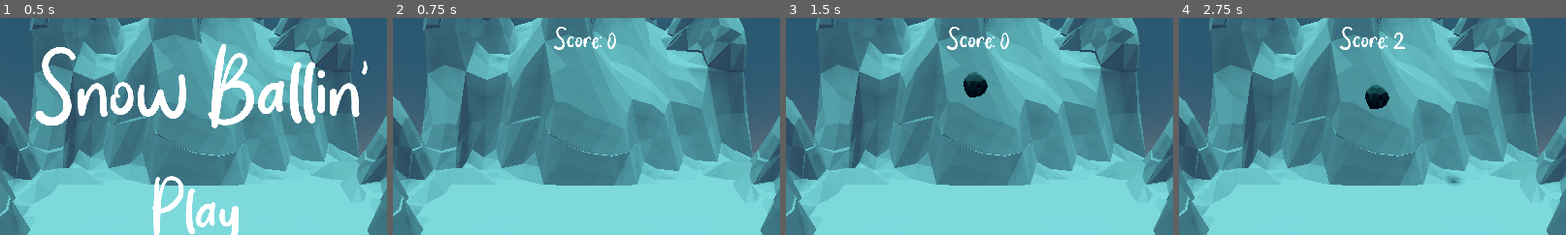
Above: before the commit, frames 1-4 (left to right).
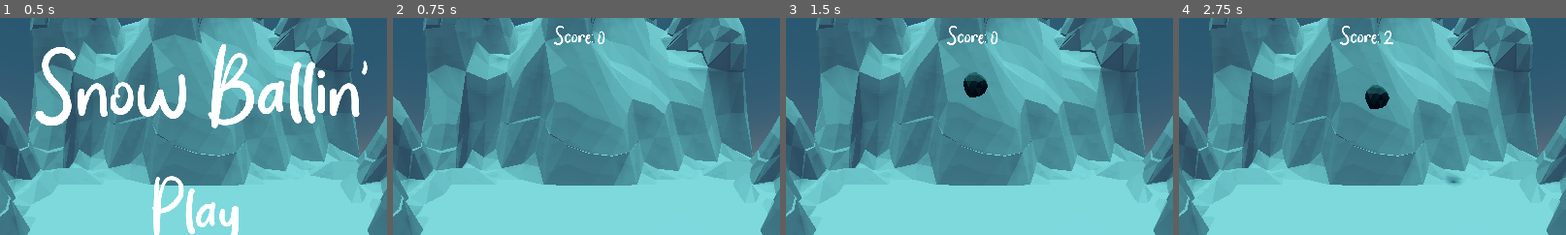
Above: after the commit, the same moments.

Repository: skiftyy/SnowBro
Game: Godot game, scene res://Levels/Menu.tscn
The game is run twice, just before and just after one commit, with the same random seed, the same clock (stepped at 60 frames per second) and the same inputs.
Inputs:
- Up to frame 1 (0.5 s): no input
- Up to frame 2 (0.75 s): click "Play" at 0.5 s
- Up to frame 3 (1.5 s): tap Enter at 1.25 s; hold D (right) from 1.28 s (still down)
- Up to frame 4 (2.75 s): release D (right) at 2.03 s; hold S (back) from 2.03 s (still down)
The pictures show only the part of the screen within x 25-74%, y 0-50%; the shares and areas given below are measured in that part.

Frame 1 is identical in both runs. In frame 2, 0.6% of the frame differs, in the area x 41-58%, y 3-15%; in frame 3, 0.6%; in frame 4, 0.6%, in the area x 41-59%, y 3-15%.

Commit message:
EXE BUG FIXES

Diff:
--- a/Snowy/Levels/Menu.tscn
+++ b/Snowy/Levels/Menu.tscn
@@ -11,40 +11,40 @@
 [ext_resource path="res://Objects/Button.tscn" type="PackedScene" id=9]
 [ext_resource path="res://Sprites/Font.tres" type="DynamicFont" id=10]
 
-[sub_resource type="Theme" id=12]
+[sub_resource type="Theme" id=1]
 default_font = ExtResource( 10 )
 
-[sub_resource type="DynamicFont" id=1]
+[sub_resource type="DynamicFont" id=2]
 size = 30
 font_data = ExtResource( 7 )
 
-[sub_resource type="Theme" id=2]
-default_font = SubResource( 1 )
+[sub_resource type="Theme" id=3]
+default_font = SubResource( 2 )
 
-[sub_resource type="DynamicFont" id=3]
+[sub_resource type="DynamicFont" id=4]
 size = 60
 font_data = ExtResource( 7 )
 
-[sub_resource type="Theme" id=4]
-default_font = SubResource( 3 )
+[sub_resource type="Theme" id=5]
+default_font = SubResource( 4 )
 
-[sub_resource type="StyleBoxEmpty" id=5]
+[sub_resource type="StyleBoxEmpty" id=6]
 
-[sub_resource type="DynamicFont" id=6]
+[sub_resource type="DynamicFont" id=7]
 size = 150
 outline_color = Color( 0, 0, 0, 1 )
 font_data = ExtResource( 7 )
 
-[sub_resource type="Theme" id=7]
-default_font = SubResource( 6 )
-
-[sub_resource type="StyleBoxEmpty" id=8]
+[sub_resource type="Theme" id=8]
+default_font = SubResource( 7 )
 
 [sub_resource type="StyleBoxEmpty" id=9]
 
 [sub_resource type="StyleBoxEmpty" id=10]
 
 [sub_resource type="StyleBoxEmpty" id=11]
+
+[sub_resource type="StyleBoxEmpty" id=12]
 
 [node name="Menu" type="Spatial"]
 
--- a/Snowy/Levels/World.tscn
+++ b/Snowy/Levels/World.tscn
@@ -17,30 +17,30 @@
 [ext_resource path="res://Sounds/Select.wav" type="AudioStream" id=16]
 [ext_resource path="res://Scripts/GameButton.gd" type="Script" id=17]
 
-[sub_resource type="DynamicFont" id=9]
-size = 60
+[sub_resource type="DynamicFont" id=1]
+size = 50
 font_data = ExtResource( 12 )
 
-[sub_resource type="Theme" id=1]
-default_font = SubResource( 9 )
+[sub_resource type="Theme" id=2]
+default_font = SubResource( 1 )
 
-[sub_resource type="DynamicFont" id=2]
+[sub_resource type="DynamicFont" id=3]
 size = 150
 font_data = ExtResource( 12 )
 
-[sub_resource type="Theme" id=3]
-default_font = SubResource( 2 )
-
-[sub_resource type="StyleBoxEmpty" id=4]
+[sub_resource type="Theme" id=4]
+default_font = SubResource( 3 )
 
 [sub_resource type="StyleBoxEmpty" id=5]
 
 [sub_resource type="StyleBoxEmpty" id=6]
 
-[sub_resource type="PhysicsMaterial" id=7]
+[sub_resource type="StyleBoxEmpty" id=7]
+
+[sub_resource type="PhysicsMaterial" id=8]
 rough = true
 
-[sub_resource type="PhysicsMaterial" id=8]
+[sub_resource type="PhysicsMaterial" id=9]
 
 [node name="World" type="Spatial"]
 script = ExtResource( 15 )
@@ -53,9 +53,9 @@
 anchor_right = 0.5
 margin_left = -90.0
 margin_top = 9.0
-margin_right = 90.0
+margin_right = 117.0
 margin_bottom = 98.0
-theme = SubResource( 1 )
+theme = SubResource( 2 )
 text = "Score: 0"
 scroll_active = false
 script = ExtResource( 9 )
--- a/Snowy/Objects/Rock.tscn
+++ b/Snowy/Objects/Rock.tscn
@@ -25,6 +25,8 @@
 [node name="Rock" type="RigidBody" groups=[
 "Rock",
 ]]
+collision_layer = 3
+collision_mask = 3
 contacts_reported = 2
 contact_monitor = true
 script = ExtResource( 3 )
--- a/Snowy/Objects/Snowball.tscn
+++ b/Snowy/Objects/Snowball.tscn
@@ -23,6 +23,8 @@
 points = PoolVector3Array( 0, 0, -0.00793459, 0.0032218, -0.00234075, -0.00644362, -0.00119136, -0.00366667, -0.0062381 …(7653 unchanged characters)…
 
 [node name="Snowball" type="RigidBody"]
+collision_layer = 7
+collision_mask = 7
 contacts_reported = 3
 contact_monitor = true
 script = ExtResource( 1 )
--- a/Snowy/Objects/SplitRock.tscn
+++ b/Snowy/Objects/SplitRock.tscn
@@ -188,6 +188,8 @@
 points = PoolVector3Array( -0.000923688, -0.0028907, 0.00603458, -0.00522772, 0.00162252, 0.00387672, -0.00587985, 0.00 …(4082 unchanged characters)…
 
 [node name="SplitRock" type="RigidBody"]
+collision_layer = 5
+collision_mask = 5
 script = ExtResource( 3 )
 
 [node name="Icosphere_cell010" type="MeshInstance" parent="."]
Not shown: 6 places in Snowy/Levels/Menu.tscn that only renumber resources
Not shown: 5 places in Snowy/Levels/World.tscn that only renumber resources
Not shown: 10 places in Snowy/Objects/SplitRock.tscn that only renumber resources
Not shown, changed: Snowy.exe
